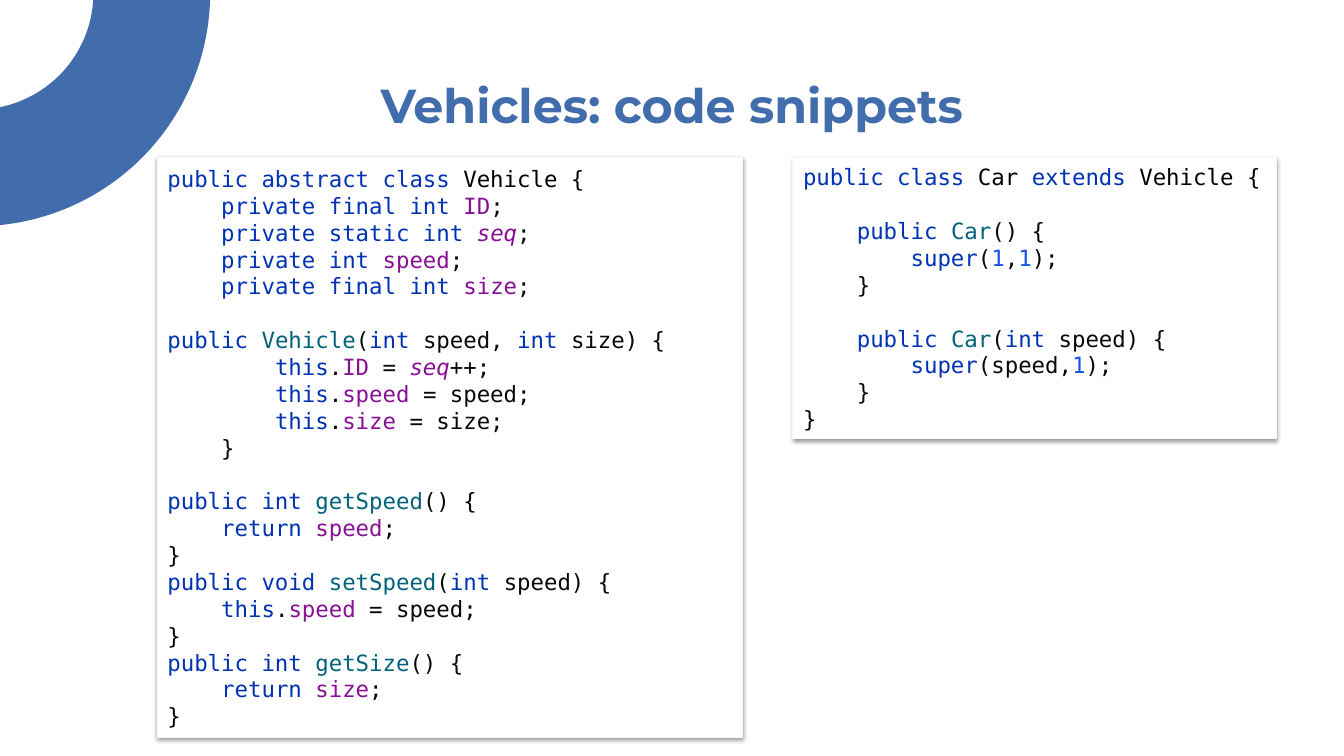
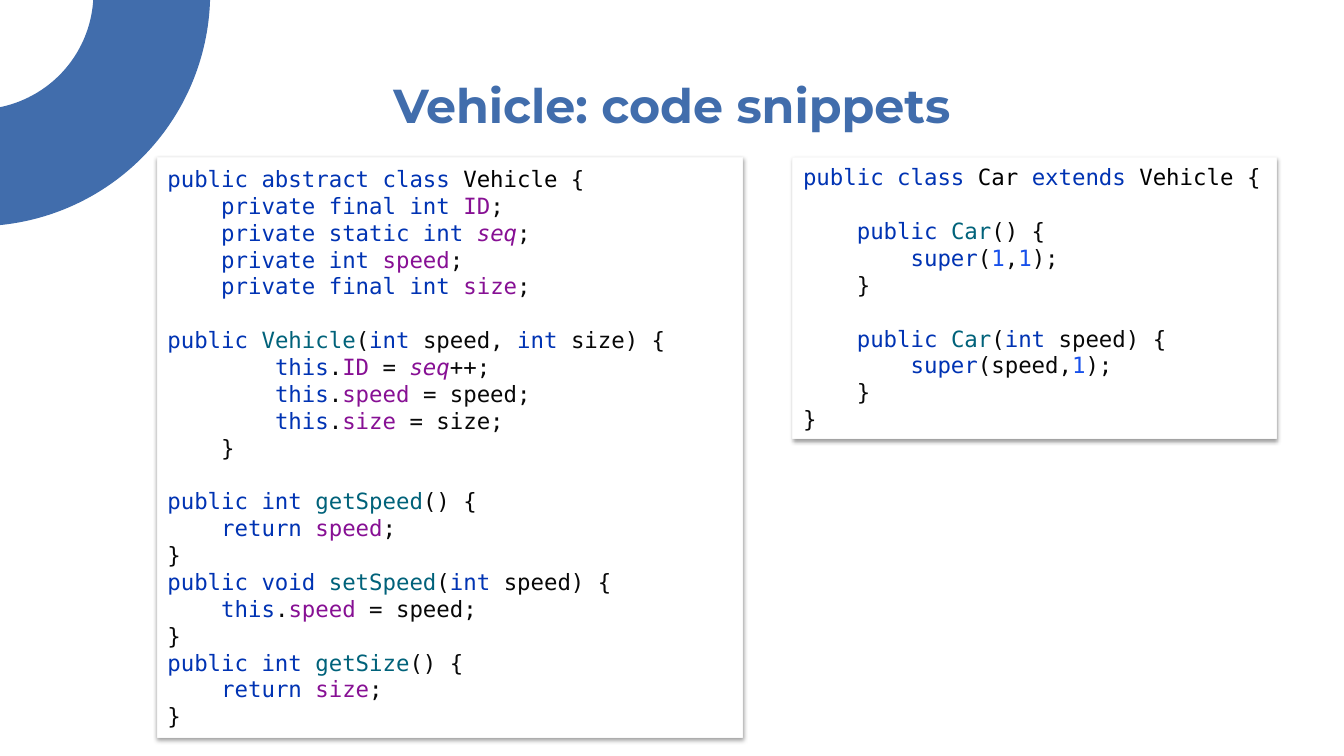
Before and after one commit to nikodallanoce/TrafficAutomata, a slide deck: slide 22 of presentation/DallaNoce_Ristori_cmcs.pptx (slide 23 before the commit). Drawn at 1344x756 pixels with LibreOffice and Linux fonts; fonts in the diff are those of the drawing. Boxes give left, top, right and bottom in pixels: in the first picture for what was removed or moved away, otherwise in the second. Text is boxed around its words. In the diff, an @@ line names an element or a change of style, - is before the commit and + after.

```diff
--- a/presentation/DallaNoce_Ristori_cmcs.pptx
+++ b/presentation/DallaNoce_Ristori_cmcs.pptx
@@ title at box(393, 85, 951, 133): text changed @@
-Vehicles: code snippets
+Vehicle: code snippets
```
Also in this commit, not shown: 4 other slides changed, 1 other file.
